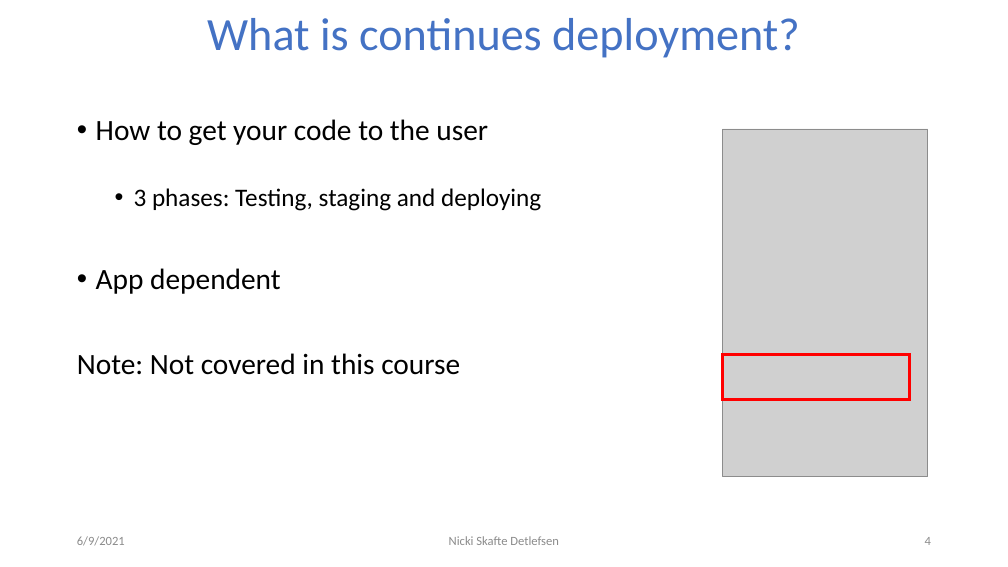
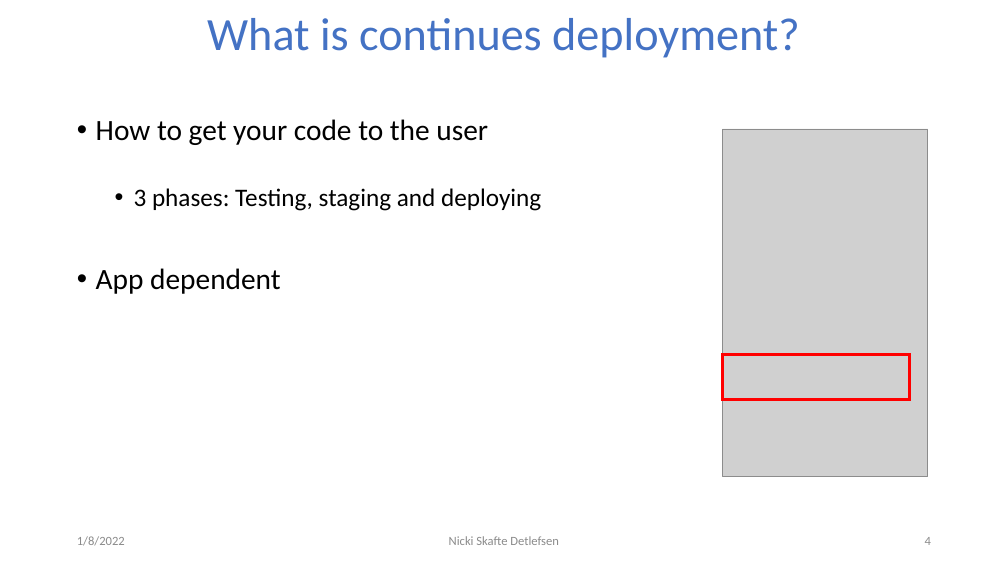
Before and after one commit to DeepEasterbunny/dtu_mlops, a slide deck: slide 4 of s5_continues_x/lecture/ci.pptx. Drawn at 1008x567 pixels with LibreOffice and Linux fonts; fonts in the diff are those of the drawing; grey boxes stand for pictures; background and template pictures are left out. Boxes give left, top, right and bottom in pixels: in the first picture for what was removed or moved away, otherwise in the second. Text is boxed around its words. In the diff, an @@ line names an element or a change of style, - is before the commit and + after.

```diff
--- a/s5_continues_x/lecture/ci.pptx
+++ b/s5_continues_x/lecture/ci.pptx
@@ text at [77,353,460,375]: paragraph removed @@
-Note: Not covered in this course
@@ text at [77,536,125,546]: text changed @@
-6/9/2021
+1/8/2022
```
Also in this commit, not shown: 22 other slides changed, 4 other files.
